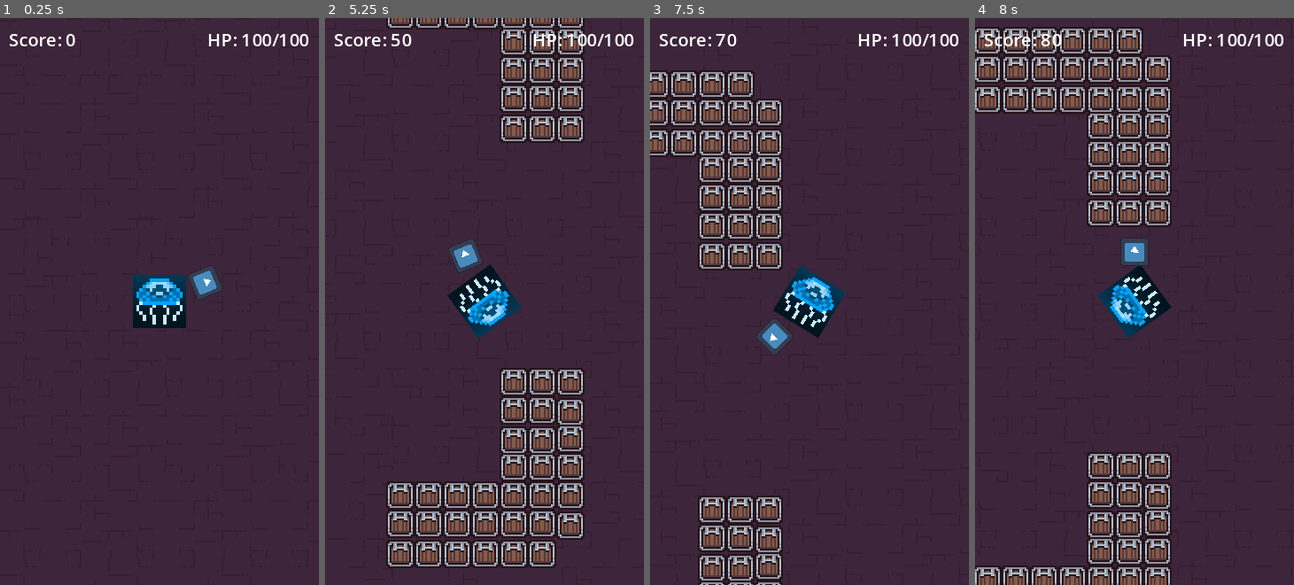
Above: before the commit, frames 1-4 (left to right).
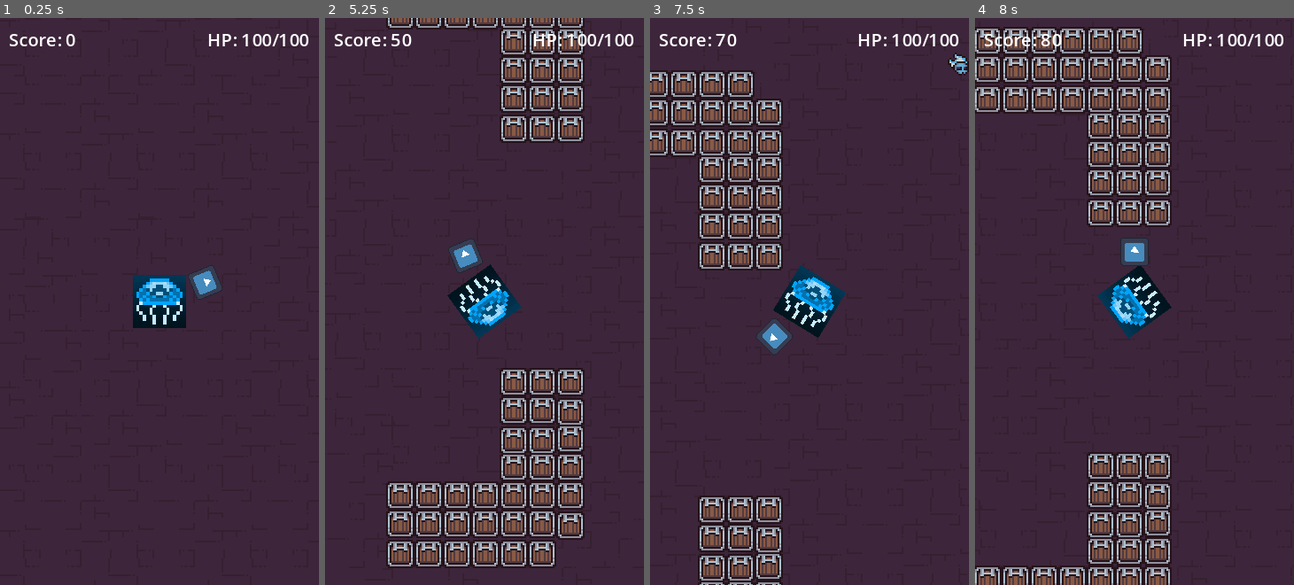
Above: after the commit, the same moments.

Repository: AndresNS/arrow-dash
Game: Godot game, scene res://scenes/game.tscn
The game is run twice, just before and just after one commit, with the same random seed, the same clock (stepped at 60 frames per second) and the same inputs. The engine's default icon, where the game draws it, is replaced by a stand-in: a white triangle on a blue panel in a dark square.
Inputs:
- Up to frame 1 (0.25 s): no input
- Up to frame 2 (5.25 s): tap Enter (ui_accept) at 0.5, 0.77, 1.52, 3.02, 3.77, 4.52 s
- Up to frame 3 (7.5 s): tap Enter (ui_accept) at 6.02, 6.77 s
- Up to frame 4 (8 s): tap Enter (ui_accept) at 7.52 s

Frames 1-2 are identical in both runs. In frame 3, 0.2% of the frame differs, in the area x 93-100%, y 6-11%; in frame 4, nothing differs.

Commit message:
Add game over screen

Diff:
--- a/scenes/enemy.tscn
+++ b/scenes/enemy.tscn
@@ -7,6 +7,7 @@
 radius = 4.0
 
 [node name="Enemy" type="CharacterBody2D"]
+z_index = 90
 collision_layer = 4
 collision_mask = 0
 script = ExtResource("1_agfo5")
--- a/scenes/game.tscn
+++ b/scenes/game.tscn
@@ -1,12 +1,14 @@
-[gd_scene load_steps=20 format=3 uid="uid://boeq1yhv5i0q0"]
+[gd_scene load_steps=25 format=3 uid="uid://boeq1yhv5i0q0"]
 
 [ext_resource type="PackedScene" uid="uid://b5x4q4okmydmv" path="res://scenes/player.tscn" id="1_ulfj1"]
 [ext_resource type="Script" path="res://scripts/game.gd" id="1_xllmo"]
 [ext_resource type="Script" path="res://scripts/game_manager.gd" id="2_3e467"]
 [ext_resource type="Texture2D" uid="uid://db4s47d7v50k4" path="res://assets/sprites/Dungeon_Tileset.png" id="2_fxhwg"]
+[ext_resource type="Script" path="res://scripts/game_over_hud.gd" id="3_732dw"]
 [ext_resource type="PackedScene" uid="uid://uqqocnpsdqml" path="res://scenes/static_obstacle.tscn" id="3_kvxn7"]
 [ext_resource type="PackedScene" uid="uid://c25d0qh53i3x1" path="res://scenes/animated_obstacle.tscn" id="4_lxg88"]
-[ext_resource type="PackedScene" uid="uid://6hab0tsvn3y3" path="res://scenes/heal_pickup.tscn" id="7_4avi2"]
+[ext_resource type="PackedScene" uid="uid://dlma48cc08j0t" path="res://scenes/spawner.tscn" id="7_elw3u"]
+[ext_resource type="PackedScene" uid="uid://ce4tfefvqoky2" path="res://scenes/pickup_spawn_zone.tscn" id="9_ef6sf"]
 
 [sub_resource type="LabelSettings" id="LabelSettings_76dh6"]
 font_size = 10
@@ -355,7 +357,7 @@
 "times": PackedFloat32Array(0),
 "transitions": PackedFloat32Array(1),
 "update": 0,
-"values": [Vector2(504, -176)]
+"values": [Vector2(-288, -184)]
 }
 
 [sub_resource type="Animation" id="Animation_wh65y"]
@@ -372,13 +374,51 @@
 "times": PackedFloat32Array(0, 4),
 "transitions": PackedFloat32Array(1, 1),
 "update": 0,
-"values": [Vector2(-288, -176), Vector2(-288, 208)]
+"values": [Vector2(496, -184), Vector2(496, 216)]
 }
 
 [sub_resource type="AnimationLibrary" id="AnimationLibrary_pny35"]
 _data = {
 "RESET": SubResource("Animation_etra5"),
 "move": SubResource("Animation_wh65y")
+}
+
+[sub_resource type="Animation" id="Animation_cbk5d"]
+length = 0.001
+tracks/0/type = "value"
+tracks/0/imported = false
+tracks/0/enabled = true
+tracks/0/path = NodePath(".:position")
+tracks/0/interp = 1
+tracks/0/loop_wrap = true
+tracks/0/keys = {
+"times": PackedFloat32Array(0),
+"transitions": PackedFloat32Array(1),
+"update": 0,
+"values": [Vector2(-288, -192)]
+}
+
+[sub_resource type="Animation" id="Animation_pfy2n"]
+resource_name = "move"
+length = 4.0
+loop_mode = 2
+tracks/0/type = "value"
+tracks/0/imported = false
+tracks/0/enabled = true
+tracks/0/path = NodePath(".:position")
+tracks/0/interp = 1
+tracks/0/loop_wrap = true
+tracks/0/keys = {
+"times": PackedFloat32Array(0, 4),
+"transitions": PackedFloat32Array(1, 1),
+"update": 0,
+"values": [Vector2(-288, -192), Vector2(-288, 216)]
+}
+
+[sub_resource type="AnimationLibrary" id="AnimationLibrary_x8oe5"]
+_data = {
+"RESET": SubResource("Animation_cbk5d"),
+"move": SubResource("Animation_pfy2n")
 }
 
 [sub_resource type="Animation" id="Animation_e8a48"]
@@ -464,16 +504,9 @@
 unique_name_in_owner = true
 script = ExtResource("2_3e467")
 
-[node name="CanvasLayer" type="CanvasLayer" parent="."]
-
-[node name="UI" type="Control" parent="CanvasLayer"]
-layout_mode = 3
-anchors_preset = 0
-offset_right = 180.0
-offset_bottom = 320.0
-
-[node name="HPLabel" type="Label" parent="CanvasLayer/UI"]
-layout_mode = 1
+[node name="IngameHUD" type="CanvasLayer" parent="."]
+
+[node name="HPLabel" type="Label" parent="IngameHUD"]
 anchors_preset = 1
 anchor_left = 1.0
 anchor_right = 1.0
@@ -485,8 +518,7 @@
 text = "HP:"
 label_settings = SubResource("LabelSettings_76dh6")
 
-[node name="ScoreLabel" type="Label" parent="CanvasLayer/UI"]
-layout_mode = 1
+[node name="ScoreLabel" type="Label" parent="IngameHUD"]
 offset_left = 5.0
 offset_top = 5.0
 offset_right = 48.0
@@ -494,6 +526,68 @@
 text = "Score: 0"
 label_settings = SubResource("LabelSettings_76dh6")
 
+[node name="GameOverHUD" type="CanvasLayer" parent="."]
+visible = false
+script = ExtResource("3_732dw")
+
+[node name="Background" type="ColorRect" parent="GameOverHUD"]
+anchors_preset = 15
+anchor_right = 1.0
+anchor_bottom = 1.0
+grow_horizontal = 2
+grow_vertical = 2
+color = Color(0.1296, 0.19278, 0.27, 1)
+
+[node name="Label" type="Label" parent="GameOverHUD"]
+anchors_preset = 5
+anchor_left = 0.5
+anchor_right = 0.5
+offset_left = -43.5
+offset_top = 16.0
+offset_right = 43.5
+offset_bottom = 39.0
+grow_horizontal = 2
+text = "Game Over"
+
+[node name="ScoreLabel" type="Label" parent="GameOverHUD"]
+anchors_preset = 5
+anchor_left = 0.5
+anchor_right = 0.5
+offset_left = -18.0
+offset_top = 48.0
+offset_right = 25.0
+offset_bottom = 62.0
+grow_horizontal = 2
+size_flags_horizontal = 4
+size_flags_vertical = 0
+text = "Score: 0"
+label_settings = SubResource("LabelSettings_76dh6")
+
+[node name="RetryButton" type="Button" parent="GameOverHUD"]
+offset_left = 56.0
+offset_top = 128.0
+offset_right = 135.0
+offset_bottom = 159.0
+size_flags_horizontal = 4
+action_mode = 0
+text = "Try again"
+
+[node name="LeaderboardButton" type="Button" parent="GameOverHUD"]
+offset_left = 40.0
+offset_top = 168.0
+offset_right = 148.0
+offset_bottom = 199.0
+size_flags_horizontal = 4
+text = "Leaderboard"
+
+[node name="MainMenuButton" type="Button" parent="GameOverHUD"]
+offset_left = 48.0
+offset_top = 208.0
+offset_right = 144.0
+offset_bottom = 239.0
+size_flags_horizontal = 4
+text = "Main Menu"
+
 [node name="TileMap" type="TileMap" parent="."]
 position = Vector2(4, 1)
 tile_set = SubResource("TileSet_dvm0e")
@@ -501,6 +595,7 @@
 layer_0/tile_data = PackedInt32Array(131075, 393216, 2, 196611, 393216, 0, 196610, 458752, 0, 196609, 393216, 0, 262145 …(200521 unchanged characters)…
 
 [node name="Player" parent="." instance=ExtResource("1_ulfj1")]
+z_index = 100
 position = Vector2(96, 0)
 
 [node name="Camera2D" type="Camera2D" parent="Player"]
@@ -896,7 +991,7 @@
 [node name="Animated" type="Node" parent="Obstacles"]
 
 [node name="AnimatedObstacle2" parent="Obstacles/Animated" instance=ExtResource("4_lxg88")]
-position = Vector2(504, -176)
+position = Vector2(-288, -184)
 rotation = 1.5708
 
 [node name="AnimationPlayer" type="AnimationPlayer" parent="Obstacles/Animated/AnimatedObstacle2"]
@@ -906,12 +1001,12 @@
 autoplay = "move"
 
 [node name="AnimatedObstacle4" parent="Obstacles/Animated" instance=ExtResource("4_lxg88")]
-position = Vector2(504, -176)
+position = Vector2(-288, -192)
 rotation = 1.5708
 
 [node name="AnimationPlayer" type="AnimationPlayer" parent="Obstacles/Animated/AnimatedObstacle4"]
 libraries = {
-"": SubResource("AnimationLibrary_pny35")
+"": SubResource("AnimationLibrary_x8oe5")
 }
 autoplay = "move"
 
@@ -935,14 +1030,47 @@
 
 [node name="Enemies" type="Node" parent="."]
 
+[node name="Spawner" parent="Enemies" instance=ExtResource("7_elw3u")]
+position = Vector2(-400, -464)
+
+[node name="Spawner2" parent="Enemies" instance=ExtResource("7_elw3u")]
+position = Vector2(616, -464)
+
+[node name="Spawner3" parent="Enemies" instance=ExtResource("7_elw3u")]
+position = Vector2(616, 488)
+
+[node name="Spawner4" parent="Enemies" instance=ExtResource("7_elw3u")]
+position = Vector2(-408, 496)
+
 [node name="Pickups" type="Node" parent="."]
 
-[node name="HealPickup" parent="Pickups" instance=ExtResource("7_4avi2")]
-visible = false
-position = Vector2(-17, 129)
+[node name="PickupSpawnZone" parent="Pickups" instance=ExtResource("9_ef6sf")]
+offset_left = 392.0
+offset_top = -192.0
+offset_right = 300.0
+offset_bottom = -80.0
+
+[node name="PickupSpawnZone2" parent="Pickups" instance=ExtResource("9_ef6sf")]
+offset_left = -264.0
+offset_top = -200.0
+offset_right = -356.0
+offset_bottom = -88.0
+
+[node name="PickupSpawnZone3" parent="Pickups" instance=ExtResource("9_ef6sf")]
+offset_left = -152.0
+offset_top = -312.0
+offset_right = 188.0
+offset_bottom = -552.0
+
+[node name="PickupSpawnZone4" parent="Pickups" instance=ExtResource("9_ef6sf")]
+offset_left = -152.0
+offset_top = 264.0
+offset_right = 188.0
+offset_bottom = 24.0
 
 [node name="ScoreTimer" type="Timer" parent="."]
 autostart = true
 
+[connection signal="pressed" from="GameOverHUD/RetryButton" to="GameOverHUD" method="_on_retry_button_pressed"]
 [connection signal="health_changed" from="Player" to="." method="_on_player_health_changed"]
 [connection signal="timeout" from="ScoreTimer" to="." method="_on_score_timer_timeout"]
--- /dev/null
+++ b/scenes/leaderboard.tscn
@@ -0,0 +1,10 @@
+[gd_scene format=3 uid="uid://c3dclosa1vbog"]
+
+[node name="Leaderboard" type="Node2D"]
+
+[node name="Label" type="Label" parent="."]
+offset_left = 16.0
+offset_top = 24.0
+offset_right = 116.0
+offset_bottom = 47.0
+text = "Leaderboard"
--- /dev/null
+++ b/scenes/main_menu.tscn
@@ -0,0 +1,10 @@
+[gd_scene format=3 uid="uid://d0huqwl0h8fnl"]
+
+[node name="MainMenu" type="Node2D"]
+
+[node name="Label" type="Label" parent="."]
+offset_left = 48.0
+offset_top = 40.0
+offset_right = 136.0
+offset_bottom = 63.0
+text = "Main Menu"
--- /dev/null
+++ b/scenes/pickup_spawn_zone.tscn
@@ -0,0 +1,17 @@
+[gd_scene load_steps=2 format=3 uid="uid://ce4tfefvqoky2"]
+
+[ext_resource type="Script" path="res://scripts/pickup_spawn_zone.gd" id="1_oto46"]
+
+[node name="PickupSpawnZone" type="ColorRect"]
+anchors_preset = 15
+anchor_right = 1.0
+anchor_bottom = 1.0
+grow_horizontal = 2
+grow_vertical = 2
+color = Color(0.152625, 0.55, 0.0825, 0.427451)
+script = ExtResource("1_oto46")
+
+[node name="Timer" type="Timer" parent="."]
+autostart = true
+
+[connection signal="timeout" from="Timer" to="." method="_on_timer_timeout"]
--- /dev/null
+++ b/scenes/spawner.tscn
@@ -0,0 +1,49 @@
+[gd_scene load_steps=3 format=3 uid="uid://dlma48cc08j0t"]
+
+[ext_resource type="Script" path="res://scripts/spawner.gd" id="1_guctj"]
+[ext_resource type="Texture2D" uid="uid://db4s47d7v50k4" path="res://assets/sprites/Dungeon_Tileset.png" id="1_schkj"]
+
+[node name="Spawner" type="Node2D"]
+script = ExtResource("1_guctj")
+
+[node name="Sprite2D6" type="Sprite2D" parent="."]
+texture = ExtResource("1_schkj")
+region_enabled = true
+region_rect = Rect2(128, 112, 16, 16)
+
+[node name="Sprite2D" type="Sprite2D" parent="."]
+position = Vector2(8, 0)
+texture = ExtResource("1_schkj")
+region_enabled = true
+region_rect = Rect2(144, 64, 16, 32)
+
+[node name="Sprite2D2" type="Sprite2D" parent="."]
+position = Vector2(-8, 0)
+scale = Vector2(-1, 1)
+texture = ExtResource("1_schkj")
+region_enabled = true
+region_rect = Rect2(144, 64, 16, 32)
+
+[node name="Sprite2D3" type="Sprite2D" parent="."]
+position = Vector2(-24, 0)
+scale = Vector2(-1, 1)
+texture = ExtResource("1_schkj")
+region_enabled = true
+region_rect = Rect2(64, 96, 16, 16)
+
+[node name="Sprite2D4" type="Sprite2D" parent="."]
+position = Vector2(24, 0)
+texture = ExtResource("1_schkj")
+region_enabled = true
+region_rect = Rect2(64, 96, 16, 16)
+
+[node name="Sprite2D5" type="Sprite2D" parent="."]
+texture = ExtResource("1_schkj")
+region_enabled = true
+region_rect = Rect2(0, 144, 16, 16)
+
+[node name="Timer" type="Timer" parent="."]
+wait_time = 2.0
+autostart = true
+
+[connection signal="timeout" from="Timer" to="." method="_on_timer_timeout"]
--- a/scripts/enemy.gd
+++ b/scripts/enemy.gd
@@ -2,22 +2,25 @@
 
 class_name Enemy
 
-@onready var game_manager: GameManager = %GameManager
+@onready var game_manager: GameManager = null
 
 const SPEED: float = 65.0
 
 var player: Player = null
-var attack_damage: int = 25
+var attack_damage: int = 5
 
 func _ready() -> void:
+	game_manager = get_tree().current_scene.get_node("GameManager")
 	player = get_tree().current_scene.get_node("Player")
 
 func _physics_process(_delta: float) -> void:
 	if (game_manager.current_game_state != game_manager.GameState.PLAYING):
 		return
-	var direction: Vector2 = (player.position - position).normalized()
-	velocity = direction * SPEED
-	move_and_slide()
+
+	if (player):
+		var direction: Vector2 = (player.position - position).normalized()
+		velocity = direction * SPEED
+		move_and_slide()
 
 func self_destruct()->void:
 	queue_free()
--- a/scripts/game.gd
+++ b/scripts/game.gd
@@ -5,9 +5,13 @@
 @onready var game_manager: GameManager = %GameManager
 @onready var player: Player = $Player
 @onready var score_timer: Timer = $ScoreTimer
+@onready var game_over_hud: GameOverHUD = $GameOverHUD
 
 func _ready() -> void:
 	game_manager.update_hp_label(player.health, player.max_health)
+	game_manager.game_over.connect(on_game_over)
+	game_over_hud.restart_game.connect(on_game_restart)
+	game_over_hud.hide()
 
 func _on_player_health_changed(new_health: int) -> void:
 	game_manager.update_hp_label(new_health, player.max_health)
@@ -17,3 +21,11 @@
 func _on_score_timer_timeout() -> void:
 	game_manager.update_score(game_manager.score_per_second)
 	score_timer.start()
+
+func on_game_over() -> void:
+	game_over_hud.show()
+	Engine.time_scale = 0
+
+func on_game_restart() -> void:
+	get_tree().reload_current_scene()
+	Engine.time_scale = 1
--- a/scripts/game_manager.gd
+++ b/scripts/game_manager.gd
@@ -4,12 +4,15 @@
 
 enum GameState { MAIN_MENU, PLAYING, PAUSED, GAME_OVER }
 
-@onready var hp_label: Label = $"../CanvasLayer/UI/HPLabel"
-@onready var score_label: Label = $"../CanvasLayer/UI/ScoreLabel"
+@onready var hp_label: Label = $"../IngameHUD/HPLabel"
+@onready var score_label: Label = $"../IngameHUD/ScoreLabel"
+@onready var game_over_score_label: Label = $"../GameOverHUD/ScoreLabel"
 
 var score: int = 0
 var score_per_second: int = 10
 var current_game_state: GameState = GameState.PLAYING
+
+signal game_over()
 
 func update_hp_label(health: int, max_health: int) -> void:
 	hp_label.text = "HP: %d/%d" % [health, max_health]
@@ -22,7 +25,5 @@
 
 func end_game() -> void:
 	current_game_state = GameState.GAME_OVER
-	print("Game Over")
-
-	print("Restarting...")
-	get_tree().reload_current_scene()
+	game_over_score_label.text = "Score: %d" % score
+	game_over.emit()
--- /dev/null
+++ b/scripts/game_over_hud.gd
@@ -0,0 +1,15 @@
+extends CanvasLayer
+
+class_name GameOverHUD
+
+@onready var game_manager: GameManager = %GameManager
+@onready var score_label: Label = $ScoreLabel
+
+signal restart_game()
+
+func _ready() -> void:
+	score_label.text =  "Score: %d" % game_manager.score
+
+func _on_retry_button_pressed() -> void:
+	print("retry")
+	restart_game.emit()
--- /dev/null
+++ b/scripts/pickup_spawn_zone.gd
@@ -0,0 +1,21 @@
+extends ColorRect
+
+const HealPickupScene = preload("res://scenes/heal_pickup.tscn")
+@onready var timer: Timer = $Timer
+
+@export var spawn_rate: float = 15.0
+var game: Game = null
+
+func _ready() -> void:
+	hide()
+	game = get_tree().root.get_node("Game")
+	timer.wait_time = spawn_rate
+
+func _on_timer_timeout() -> void:
+	var heal_pickup: HealPickup = HealPickupScene.instantiate()
+	var rect: Rect2 = get_global_rect()
+	var pickup_x: float = randf_range(rect.position.x, rect.end.x)
+	var pickup_y: float = randf_range(rect.position.y, rect.end.y)
+
+	heal_pickup.position = Vector2(pickup_x, pickup_y)
+	game.add_child(heal_pickup)
--- /dev/null
+++ b/scripts/spawner.gd
@@ -0,0 +1,19 @@
+extends Node2D
+
+class_name Spawner
+
+@onready var timer: Timer = $Timer
+
+const EnemyScene = preload("res://scenes/enemy.tscn")
+
+@export var spawn_rate: float = 5.0
+var game: Game = null
+
+func _ready() -> void:
+	game = get_tree().root.get_node("Game")
+	timer.wait_time = spawn_rate
+
+func _on_timer_timeout() -> void:
+	var enemy: Enemy = EnemyScene.instantiate()
+	enemy.position = position
+	game.add_child(enemy)
Not shown, added: export_presets.cfg
